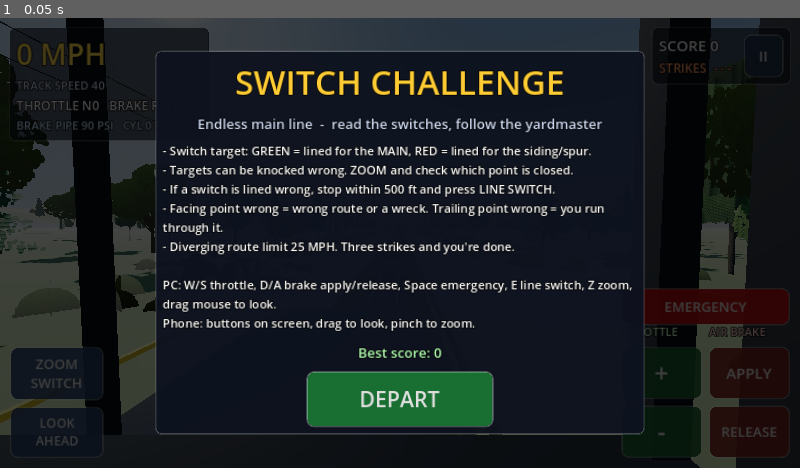
Above: before the commit, frame 1.
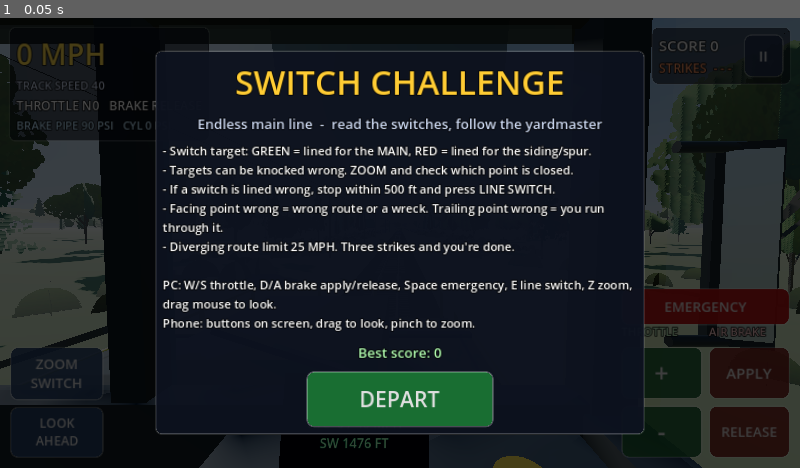
Above: after the commit, the same moment.

Repository: Hoganator21/Rail-Road-Game
Game: Godot game, scene res://main.tscn
The game is run twice, just before and just after one commit, with the same random seed, the same clock (stepped at 60 frames per second) and the same inputs.
Inputs:
- Up to frame 1 (0.05 s): no input

The runs differ from the first frame. In frame 1, 16% of the frame differs, in the area x 0-100%, y 0-100%.

Commit message:
Graphics round 2a: port v11 ES44C4 wide-body locomotive and cab interior
Co-Authored-By: Claude Opus 5.5 <noreply@anthropic.com>
Claude-Session: https://claude.ai/code/session_01WbYpzw6LFdY8a8Ci8fYN6M

Diff:
--- /dev/null
+++ b/godot/scripts/cab.gd
@@ -0,0 +1,355 @@
+extends RefCounted
+## Locomotive + cab interior, ported from v11's modern wide-body (ES44C4) unit.
+## Coordinates match v11: origin at the engineer's eye level, cab front at z = 0,
+## +z is toward the rear of the locomotive, -z is forward (the nose).
+
+var m: Dictionary = {}
+var lever_thr: MeshInstance3D
+var lever_auto: MeshInstance3D
+var wipers: Array = []
+var ptc_label: Label3D
+var gauge_label: Label3D
+
+func _mat(c: Color, rough: float, metal: float = 0.0) -> StandardMaterial3D:
+	var s := StandardMaterial3D.new()
+	s.albedo_color = c
+	s.roughness = rough
+	s.metallic = metal
+	return s
+
+func _unshaded(c: Color) -> StandardMaterial3D:
+	var s := StandardMaterial3D.new()
+	s.albedo_color = c
+	s.shading_mode = BaseMaterial3D.SHADING_MODE_UNSHADED
+	return s
+
+func _tex_mat(path: String, scale: Vector3, rough: float, metal: float = 0.0) -> StandardMaterial3D:
+	var s := StandardMaterial3D.new()
+	s.albedo_texture = load(path)
+	s.uv1_triplanar = true
+	s.uv1_scale = scale
+	s.roughness = rough
+	s.metallic = metal
+	s.texture_filter = BaseMaterial3D.TEXTURE_FILTER_LINEAR_WITH_MIPMAPS_ANISOTROPIC
+	return s
+
+func _materials() -> void:
+	m["paint"] = _mat(Color("2a2f36"), 0.8, 0.05)
+	m["hood"] = _tex_mat("res://textures/hood.png", Vector3(1.0 / 5.5, 1.0 / 1.8, 1.0 / 5.5), 0.78, 0.08)
+	m["cab_in"] = _mat(Color("282e35"), 0.85, 0.12)
+	m["cab_wall"] = _mat(Color("363e45"), 0.88, 0.08)
+	m["floor"] = _tex_mat("res://textures/cab_floor.png", Vector3(1.2, 1.2, 1.2), 0.96, 0.05)
+	m["console"] = _mat(Color("1d2228"), 0.72, 0.25)
+	m["desk"] = _mat(Color("2e353d"), 0.65, 0.18)
+	m["seat"] = _mat(Color("242629"), 0.85, 0.05)
+	m["seat_trim"] = _mat(Color("3b3f45"), 0.75)
+	m["cooler"] = _mat(Color("1e5c99"), 0.45, 0.1)
+	m["cooler_lid"] = _mat(Color("e6e8eb"), 0.5)
+	m["door"] = _mat(Color("313840"), 0.8, 0.2)
+	m["deck"] = _mat(Color("34373b"), 0.9, 0.25)
+	m["handrail"] = _mat(Color("e2c021"), 0.45, 0.2)
+	m["brass"] = _mat(Color("b08d3c"), 0.35, 0.8)
+	m["mirror_frame"] = _mat(Color("16181c"), 0.5, 0.6)
+	m["red"] = _mat(Color("c92a22"), 0.4)
+	m["yellow"] = _mat(Color("e0b51c"), 0.52)
+	m["steel_dark"] = _mat(Color("262422"), 0.72, 0.35)
+	m["black"] = _mat(Color("111214"), 0.6)
+	m["alerter"] = _unshaded(Color("f5c724"))
+	m["horn_btn"] = _unshaded(Color("d93829"))
+	m["sand_btn"] = _unshaded(Color("3b82f6"))
+	m["dome"] = _unshaded(Color("ffecc2"))
+	m["screen"] = _unshaded(Color("0b1320"))
+	m["mirror_glass"] = _mat(Color("c8d6e0"), 0.05, 0.9)
+	var glass := StandardMaterial3D.new()
+	glass.albedo_color = Color(0.62, 0.77, 0.86, 0.14)
+	glass.transparency = BaseMaterial3D.TRANSPARENCY_ALPHA
+	glass.shading_mode = BaseMaterial3D.SHADING_MODE_UNSHADED
+	glass.cull_mode = BaseMaterial3D.CULL_DISABLED
+	glass.no_depth_test = false
+	m["glass"] = glass
+	var visor := StandardMaterial3D.new()
+	visor.albedo_color = Color(0.09, 0.13, 0.11, 0.72)
+	visor.transparency = BaseMaterial3D.TRANSPARENCY_ALPHA
+	m["visor"] = visor
+	var ditch := _unshaded(Color("fff6d8"))
+	m["ditch"] = ditch
+	var fan := StandardMaterial3D.new()
+	fan.albedo_texture = load("res://textures/fan.png")
+	fan.roughness = 0.8
+	m["fan"] = fan
+
+# ---------------------------------------------------------------- primitives
+func box(p: Node, w: float, h: float, d: float, mat: Material, x: float, y: float, z: float) -> MeshInstance3D:
+	var mi := MeshInstance3D.new()
+	var bm := BoxMesh.new()
+	bm.size = Vector3(w, h, d)
+	mi.mesh = bm
+	mi.material_override = mat
+	mi.position = Vector3(x, y, z)
+	p.add_child(mi)
+	return mi
+
+func cyl(p: Node, rt: float, rb: float, h: float, mat: Material, pos: Vector3, segs: int = 14) -> MeshInstance3D:
+	var mi := MeshInstance3D.new()
+	var cm := CylinderMesh.new()
+	cm.top_radius = rt
+	cm.bottom_radius = rb
+	cm.height = h
+	cm.radial_segments = segs
+	mi.mesh = cm
+	mi.material_override = mat
+	mi.position = pos
+	p.add_child(mi)
+	return mi
+
+func tube(p: Node, a: Vector3, b: Vector3, r: float, mat: Material) -> MeshInstance3D:
+	var mi := cyl(p, r, r, a.distance_to(b), mat, (a + b) * 0.5, 8)
+	var y := (b - a).normalized()
+	var x := y.cross(Vector3.FORWARD)
+	if x.length() < 0.01:
+		x = y.cross(Vector3.RIGHT)
+	x = x.normalized()
+	mi.basis = Basis(x, y, x.cross(y))
+	return mi
+
+func quad(p: Node, w: float, h: float, mat: Material, pos: Vector3, rot: Vector3) -> MeshInstance3D:
+	var mi := MeshInstance3D.new()
+	var qm := QuadMesh.new()
+	qm.size = Vector2(w, h)
+	mi.mesh = qm
+	mi.material_override = mat
+	mi.position = pos
+	mi.rotation = rot
+	p.add_child(mi)
+	return mi
+
+# ---------------------------------------------------------------- locomotive
+func build() -> Node3D:
+	_materials()
+	var L := Node3D.new()
+	var deck_y := -2.05
+	var front_len := 4.2
+	var rear_len := 13.8
+	var w := 3.18
+	var total := front_len + rear_len
+	box(L, w, 0.12, total, m["deck"], 0, deck_y, (rear_len - front_len) / 2.0)
+	for s in [-1.0, 1.0]:
+		box(L, 0.05, 0.05, total, m["yellow"], s * w / 2.0, deck_y + 0.07, (rear_len - front_len) / 2.0)
+	_deck_end(L, deck_y, -front_len, w, -1.0)
+	_deck_end(L, deck_y, rear_len, w, 1.0)
+	for s in [-1.0, 1.0]:
+		cyl(L, 0.12, 0.12, 0.12, m["paint"], Vector3(s * (w / 2.0 - 0.85), deck_y + 0.12, -front_len + 0.45))
+		cyl(L, 0.13, 0.13, 0.03, m["steel_dark"], Vector3(s * (w / 2.0 - 0.85), deck_y + 0.19, -front_len + 0.45))
+		# ditch lights
+		var sx: float = s * (w / 2.0 - 0.3)
+		box(L, 0.28, 0.28, 0.2, m["black"], sx, deck_y + 0.25, -front_len + 0.12)
+		var lamp := cyl(L, 0.1, 0.1, 0.02, m["ditch"], Vector3(sx, deck_y + 0.25, -front_len + 0.015), 16)
+		lamp.rotation.x = PI / 2.0
+	# wide-body nose
+	var hm: Material = m["hood"]
+	box(L, 2.96, 1.02, 1.85, hm, 0, deck_y + 0.56, -0.92)
+	var slope := box(L, 2.96, 0.08, 1.45, hm, 0, deck_y + 0.92, -2.42)
+	slope.rotation.x = -0.2
+	box(L, 2.96, 0.78, 1.4, hm, 0, deck_y + 0.45, -2.42)
+	box(L, 2.98, 0.06, 0.08, m["steel_dark"], 0, deck_y + 1.07, -1.78)
+	for z in [-0.5, -1.6]:
+		var t := MeshInstance3D.new()
+		var tm := TorusMesh.new()
+		tm.inner_radius = 0.055
+		tm.outer_radius = 0.085
+		t.mesh = tm
+		t.material_override = m["steel_dark"]
+		t.position = Vector3(0, deck_y + 1.08, z)
+		t.rotation = Vector3(0, 0, PI / 2.0)
+		L.add_child(t)
+	cyl(L, 0.14, 0.18, 0.2, m["brass"], Vector3(-0.55, deck_y + 0.98, -2.6), 16)   # bell
+	box(L, 0.6, 0.18, 0.22, m["black"], 0, deck_y + 0.86, -3.13)                   # number board / headlight housing
+	box(L, 0.16, 0.5, 0.16, m["black"], 0.85, deck_y + 0.3, -3.1)
+	for s in [-1.0, 1.0]:
+		tube(L, Vector3(s * 0.95, deck_y + 0.3, -3.16), Vector3(s * 0.95, deck_y + 0.85, -3.16), 0.02, m["handrail"])
+	# long hood behind the cab
+	var r_len := 10.2
+	var r_start := 2.75
+	var r_h := 1.65
+	box(L, 1.85, r_h, r_len - 2.6, hm, 0, deck_y + r_h / 2.0 + 0.06, r_start + (r_len - 2.6) / 2.0)
+	box(L, 2.55, r_h + 0.12, 2.6, hm, 0, deck_y + (r_h + 0.12) / 2.0 + 0.06, r_start + r_len - 1.3)
+	for z in [r_start + r_len - 1.9, r_start + r_len - 0.7]:
+		cyl(L, 0.58, 0.58, 0.02, m["fan"], Vector3(0, deck_y + r_h + 0.19, z), 24)
+	_railings(L, deck_y, -0.05, -front_len + 0.15, [-1.52, 1.52], 0.45)
+	_railings(L, deck_y, 2.75, rear_len - 0.15, [-1.52, 1.52], 0.45)
+	box(L, 3.14, 0.62, 0.12, m["paint"], 0, -0.86, 0.05)   # cab front wall below the windshields
+	_cab_interior(L, 3.16)
+	for c in _all_meshes(L):
+		c.cast_shadow = GeometryInstance3D.SHADOW_CASTING_SETTING_ON
+	return L
+
+func _all_meshes(n: Node) -> Array:
+	var out: Array = []
+	for c in n.get_children():
+		if c is GeometryInstance3D:
+			out.append(c)
+		out.append_array(_all_meshes(c))
+	return out
+
+func _railings(p: Node, deck_y: float, z0: float, z1: float, xs: Array, step_gap_x: float) -> void:
+	var top := deck_y + 1.05
+	var mid := deck_y + 0.55
+	var dir := signf(z1 - z0)
+	var dist := absf(z1 - z0)
+	var steps := maxi(1, int(ceil(dist / 1.6)))
+	for x in xs:
+		tube(p, Vector3(x, top, z0), Vector3(x, top, z1), 0.025, m["handrail"])
+		tube(p, Vector3(x, mid, z0), Vector3(x, mid, z1), 0.025, m["handrail"])
+		for i in steps + 1:
+			var z := z0 + dir * dist * i / steps
+			tube(p, Vector3(x, deck_y, z), Vector3(x, top, z), 0.03, m["handrail"])
+		var gx: float = signf(x) * step_gap_x
+		tube(p, Vector3(x, top, z1), Vector3(gx, top, z1), 0.025, m["handrail"])
+		tube(p, Vector3(x, mid, z1), Vector3(gx, mid, z1), 0.025, m["handrail"])
+		tube(p, Vector3(gx, deck_y, z1), Vector3(gx, top, z1), 0.03, m["handrail"])
+
+func _deck_end(p: Node, deck_y: float, z_end: float, w: float, dir_z: float) -> void:
+	box(p, w + 0.04, 0.05, 0.12, m["yellow"], 0, deck_y + 0.07, z_end - dir_z * 0.05)
+	box(p, w, 0.45, 0.16, m["paint"], 0, deck_y - 0.3, z_end - dir_z * 0.08)
+	box(p, 0.36, 0.28, 0.75, m["steel_dark"], 0, deck_y - 0.34, z_end + dir_z * 0.38)    # coupler
+	for s in [-1.0, 1.0]:
+		for i in 3:
+			box(p, 0.55, 0.04, 0.3, m["yellow"], s * (w / 2.0 - 0.35), deck_y - 0.35 - i * 0.38, z_end - dir_z * 0.25)
+		tube(p, Vector3(s * (w / 2.0 - 0.05), deck_y - 1.2, z_end - dir_z * 0.15), Vector3(s * (w / 2.0 - 0.05), deck_y + 0.05, z_end - dir_z * 0.15), 0.022, m["handrail"])
+
+func _seat(p: Node, x: float, floor_y: float, z: float) -> void:
+	var g := Node3D.new()
+	g.position = Vector3(x, floor_y, z)
+	p.add_child(g)
+	cyl(g, 0.08, 0.12, 0.48, m["steel_dark"], Vector3(0, 0.24, 0), 12)
+	box(g, 0.52, 0.11, 0.5, m["seat"], 0, 0.5, 0)
+	for s in [-1.0, 1.0]:
+		box(g, 0.07, 0.06, 0.38, m["seat_trim"], s * 0.28, 0.68, 0.02)
+	var back := box(g, 0.48, 0.62, 0.1, m["seat"], 0, 0.82, 0.22)
+	back.rotation.x = -0.1
+	box(g, 0.28, 0.18, 0.09, m["seat_trim"], 0, 1.18, 0.25)
+
+func _cab_interior(p: Node, w: float) -> void:
+	var cab_len := 2.75
+	var floor_y := -1.35
+	var ceil_y := 0.68
+	var sill_y := -0.58
+	var half_w := w / 2.0
+	box(p, w - 0.08, 0.08, cab_len, m["floor"], 0, floor_y, cab_len / 2.0)
+	box(p, w + 0.08, 0.14, cab_len + 0.2, m["paint"], 0, ceil_y + 0.07, cab_len / 2.0 - 0.05)
+	box(p, w - 0.1, 0.05, cab_len, m["cab_in"], 0, ceil_y - 0.01, cab_len / 2.0)
+	box(p, 0.32, 0.04, 0.32, m["dome"], 0, ceil_y - 0.03, 1.35)
+	for vx in [-0.82, 0.82]:
+		var visor := box(p, 0.68, 0.22, 0.02, m["visor"], vx, ceil_y - 0.13, 0.12)
+		visor.rotation.x = 0.28
+	# windshield frames
+	for s in [-1.0, 1.0]:
+		box(p, 0.14, ceil_y - sill_y, 0.16, m["cab_in"], s * (half_w - 0.07), (ceil_y + sill_y) / 2.0, 0.04)
+		box(p, 0.16, sill_y - floor_y, cab_len, m["paint"], s * (half_w - 0.08), (sill_y + floor_y) / 2.0, cab_len / 2.0)
+		box(p, 0.16, ceil_y - sill_y, 0.35, m["paint"], s * (half_w - 0.08), (ceil_y + sill_y) / 2.0, cab_len - 0.18)
+	box(p, 0.11, ceil_y - sill_y, 0.14, m["cab_in"], 0, (ceil_y + sill_y) / 2.0, 0.03)   # centre mullion
+	for wx in [-0.74, 0.74]:
+		quad(p, 1.32, ceil_y - sill_y - 0.06, m["glass"], Vector3(wx, (ceil_y + sill_y) / 2.0, 0.02), Vector3.ZERO)
+	for s in [-1.0, 1.0]:
+		quad(p, cab_len - 0.55, ceil_y - sill_y - 0.06, m["glass"], Vector3(s * (half_w - 0.06), (ceil_y + sill_y) / 2.0, cab_len / 2.0), Vector3(0, PI / 2.0, 0))
+	# back bulkhead
+	var back_z := cab_len
+	box(p, w, 0.88, 0.14, m["cab_wall"], 0, floor_y + 0.44, back_z)
+	box(p, w, 0.35, 0.14, m["cab_wall"], 0, ceil_y - 0.17, back_z)
+	box(p, 1.05, ceil_y - floor_y - 0.08, 0.24, m["console"], 0, (ceil_y + floor_y) / 2.0, back_z - 0.12)
+	box(p, 0.96, 1.15, 0.03, m["cab_wall"], 0, -0.35, back_z - 0.245)
+	cyl(p, 0.08, 0.08, 0.52, m["red"], Vector3(-0.62, -0.82, back_z - 0.14), 12)    # fire extinguisher
+	for s in [-1.0, 1.0]:
+		box(p, 0.36, ceil_y - floor_y, 0.14, m["cab_wall"], s * (half_w - 0.18), (ceil_y + floor_y) / 2.0, back_z)
+	# doors
+	var door_z := back_z - 0.44
+	for s in [-1.0, 1.0]:
+		box(p, 0.08, ceil_y - floor_y - 0.12, 0.72, m["door"], s * (half_w - 0.04), (ceil_y + floor_y) / 2.0, door_z)
+		box(p, 0.04, 0.56, 0.44, m["glass"], s * (half_w - 0.03), 0.12, door_z)
+		box(p, 0.12, 0.04, 0.16, m["brass"], s * (half_w - 0.08), -0.38, door_z - 0.22 * s)
+	# step-down into the nose, cooler, restroom shell
+	var nose_floor := floor_y - 0.32
+	box(p, 0.72, 0.16, 0.32, m["floor"], -0.22, floor_y - 0.16, -0.18)
+	box(p, 1.55, 0.08, 1.45, m["floor"], 0, nose_floor, -0.85)
+	box(p, 0.44, 0.42, 0.64, m["cooler"], -0.52, nose_floor + 0.24, -0.68)
+	box(p, 0.46, 0.06, 0.66, m["cooler_lid"], -0.52, nose_floor + 0.47, -0.68)
+	box(p, 0.96, 1.12, 1.25, m["cab_wall"], 0.28, nose_floor + 0.56, -0.85)
+	box(p, 0.06, 0.98, 0.56, m["door"], -0.21, nose_floor + 0.52, -0.78)
+	# engineer's station (right)
+	var eng_x := 0.86
+	_seat(p, eng_x, floor_y, 1.18)
+	var desk_y := -0.66
+	var eng_desk_z := 0.46
+	box(p, 1.05, 0.68, 0.62, m["console"], eng_x, floor_y + 0.34, eng_desk_z)
+	box(p, 1.08, 0.05, 0.66, m["desk"], eng_x, desk_y, eng_desk_z)
+	var ptc := quad(p, 0.36, 0.27, m["screen"], Vector3(eng_x - 0.12, desk_y + 0.16, eng_desk_z - 0.14), Vector3(-0.26, 0, 0))
+	ptc_label = Label3D.new()
+	ptc_label.font_size = 28
+	ptc_label.pixel_size = 0.0011
+	ptc_label.modulate = Color(0.45, 1.0, 0.6)
+	ptc_label.outline_size = 0
+	ptc_label.position = Vector3(0, 0, 0.004)
+	ptc_label.shaded = false
+	ptc_label.double_sided = false
+	ptc.add_child(ptc_label)
+	cyl(p, 0.065, 0.065, 0.045, m["alerter"], Vector3(eng_x + 0.28, desk_y + 0.045, eng_desk_z - 0.12), 16)
+	var side_x := eng_x - 0.54
+	var side_z := 0.96
+	box(p, 0.28, 0.72, 0.86, m["console"], side_x, floor_y + 0.36, side_z)
+	var gauge := quad(p, 0.56, 0.54, m["screen"], Vector3(side_x + 0.145, desk_y + 0.06, side_z), Vector3(0, PI / 2.0, 0))
+	gauge_label = Label3D.new()
+	gauge_label.font_size = 26
+	gauge_label.pixel_size = 0.0012
+	gauge_label.modulate = Color(1.0, 0.85, 0.4)
+	gauge_label.outline_size = 0
+	gauge_label.position = Vector3(0, 0, 0.004)
+	gauge_label.shaded = false
+	gauge_label.double_sided = false
+	gauge.add_child(gauge_label)
+	var sand := cyl(p, 0.045, 0.045, 0.04, m["sand_btn"], Vector3(side_x + 0.155, desk_y - 0.18, side_z - 0.22), 14)
+	sand.rotation.z = -PI / 2.0
+	lever_thr = box(p, 0.04, 0.18, 0.04, m["seat_trim"], side_x + 0.08, desk_y + 0.1, side_z - 0.14)
+	lever_auto = box(p, 0.04, 0.16, 0.04, m["red"], side_x + 0.08, desk_y + 0.1, side_z + 0.08)
+	box(p, 0.035, 0.14, 0.035, m["sand_btn"], side_x + 0.08, desk_y + 0.09, side_z + 0.24)
+	# conductor's station (left): two tandem seats, desk, radio, horn button
+	var cond_x := -0.86
+	_seat(p, cond_x, floor_y, 1.18)
+	_seat(p, cond_x, floor_y, 1.92)
+	var cond_desk_z := 0.48
+	box(p, 0.98, 0.66, 0.56, m["console"], cond_x, floor_y + 0.33, cond_desk_z)
+	box(p, 1.02, 0.05, 0.6, m["desk"], cond_x, desk_y, cond_desk_z)
+	quad(p, 0.36, 0.27, m["screen"], Vector3(cond_x + 0.14, desk_y + 0.16, cond_desk_z - 0.12), Vector3(-0.26, 0, 0))
+	cyl(p, 0.055, 0.055, 0.045, m["horn_btn"], Vector3(cond_x - 0.22, desk_y + 0.045, cond_desk_z - 0.08), 16)
+	box(p, 0.24, 0.1, 0.16, m["console"], cond_x - 0.24, desk_y + 0.07, cond_desk_z + 0.14)
+	box(p, 0.06, 0.14, 0.05, m["black"], cond_x - 0.36, desk_y + 0.09, cond_desk_z + 0.14)
+	# wipers
+	for wx in [-0.72, 0.72]:
+		var piv := Node3D.new()
+		piv.position = Vector3(wx, sill_y + 0.04, -0.04)
+		p.add_child(piv)
+		box(piv, 0.025, 0.56, 0.025, m["black"], 0, 0.28, 0)
+		box(piv, 0.02, 0.48, 0.03, m["black"], 0, 0.32, -0.015)
+		piv.rotation.z = 1.25 if wx > 0 else -1.25
+		wipers.append(piv)
+	# exterior side mirrors
+	for side in [-1.0, 1.0]:
+		var mg := Node3D.new()
+		mg.position = Vector3(side * (half_w + 0.18), -0.05, 0.22)
+		p.add_child(mg)
+		tube(mg, Vector3(-side * 0.18, 0.26, 0), Vector3(0, 0.26, 0), 0.016, m["mirror_frame"])
+		tube(mg, Vector3(-side * 0.18, -0.26, 0), Vector3(0, -0.26, 0), 0.016, m["mirror_frame"])
+		var housing := box(mg, 0.14, 0.54, 0.045, m["mirror_frame"], 0, 0, 0)
+		housing.rotation.y = side * -0.34
+		var g2 := quad(mg, 0.115, 0.5, m["mirror_glass"], Vector3(0, 0, 0.025), Vector3(0, side * -0.34, 0))
+		g2.cast_shadow = GeometryInstance3D.SHADOW_CASTING_SETTING_OFF
+
+## Called every frame with the game state so levers and screens move.
+func update(throttle: int, brake: int, emergency: bool, mph: int, limit: int, bp: float, bc: float, next_txt: String) -> void:
+	if lever_thr:
+		lever_thr.rotation.x = -0.6 + throttle * 0.15
+	if lever_auto:
+		lever_auto.rotation.x = -0.5 + (1.4 if emergency else brake * 0.2)
+	if ptc_label:
+		ptc_label.text = "PTC  %d / %d MPH\n%s" % [mph, limit, next_txt]
+	if gauge_label:
+		gauge_label.text = "BP %d\nBC %d\nN%d" % [int(bp), int(bc), throttle]
--- a/godot/scripts/main.gd
+++ b/godot/scripts/main.gd
@@ -100,6 +100,8 @@
 var ground: MeshInstance3D
 var far_ring: MultiMeshInstance3D
 var art = preload("res://scripts/art.gd").new()
+var cab_builder = preload("res://scripts/cab.gd").new()
+var cab_model: Node3D
 var hud
 var mats: Dictionary = {}
 var meshes: Dictionary = {}
@@ -246,18 +248,9 @@
 	cam.far = 3000.0
 	pivot.add_child(cam)
 	cam.current = true
-	var hood_top := EYE_H - 1.35
-	_cab_box(Vector3(2.3, 1.6, 4.2), Vector3(0.0, hood_top - 0.8, -3.1), mats["loco"])          # short hood
-	_cab_box(Vector3(2.32, 0.25, 0.12), Vector3(0.0, hood_top - 0.35, -5.2), mats["yellow"])      # nose stripe
-	_cab_box(Vector3(0.04, 0.04, 4.0), Vector3(1.25, hood_top + 0.35, -3.1), mats["yellow"])     # handrails
-	_cab_box(Vector3(0.04, 0.04, 4.0), Vector3(-1.25, hood_top + 0.35, -3.1), mats["yellow"])
-	_cab_box(Vector3(0.05, 1.6, 0.06), Vector3(-0.05, EYE_H, -0.95), mats["loco"])                 # windshield posts
-	_cab_box(Vector3(0.1, 1.6, 0.1), Vector3(1.55, EYE_H, -0.85), mats["loco"])
-	_cab_box(Vector3(0.1, 1.6, 0.1), Vector3(-1.55, EYE_H, -0.85), mats["loco"])
-	_cab_box(Vector3(3.2, 0.3, 0.4), Vector3(0.0, EYE_H + 0.85, -0.75), mats["loco"])          # roof edge
-	_cab_box(Vector3(3.2, 0.9, 0.6), Vector3(0.0, EYE_H - 1.05, -0.6), mats["dark"])             # sill / dash
-	_cab_box(Vector3(0.1, 2.4, 3.0), Vector3(1.55, EYE_H - 0.3, 0.9), mats["loco"])            # side walls
-	_cab_box(Vector3(0.1, 2.4, 3.0), Vector3(-1.55, EYE_H - 0.3, 0.9), mats["loco"])
+	cab_model = cab_builder.build()
+	cab_model.position = Vector3(0.0, EYE_H, -1.08)
+	cab.add_child(cab_model)
 
 func _cab_box(size: Vector3, pos: Vector3, mat: Material) -> void:
 	var mi := _box(cab, size, pos, mat)
@@ -461,6 +454,9 @@
 	_stream()
 	_place_cab(delta)
 	_update_camera(delta)
+	var nsw = next_switch()
+	var ntxt := "" if nsw == null else "SW %d FT" % int((nsw.d - front_d) * 3.281)
+	cab_builder.update(throttle, brake, emergency, int(speed * MPH), line_max(), bp_psi, bc_psi, ntxt)
 	hud.refresh()
 	if shot_dir != "":
 		if not zoom_times.is_empty() and time_s >= zoom_times[0]:
Binary file added: godot/textures/cab_floor.png
Not shown, added: godot/textures/cab_floor.png.import
Binary file added: godot/textures/fan.png
Not shown, added: godot/textures/fan.png.import
Binary file added: godot/textures/grille.png
Not shown, added: godot/textures/grille.png.import
Binary file added: godot/textures/hood.png
Not shown, added: godot/textures/hood.png.import
